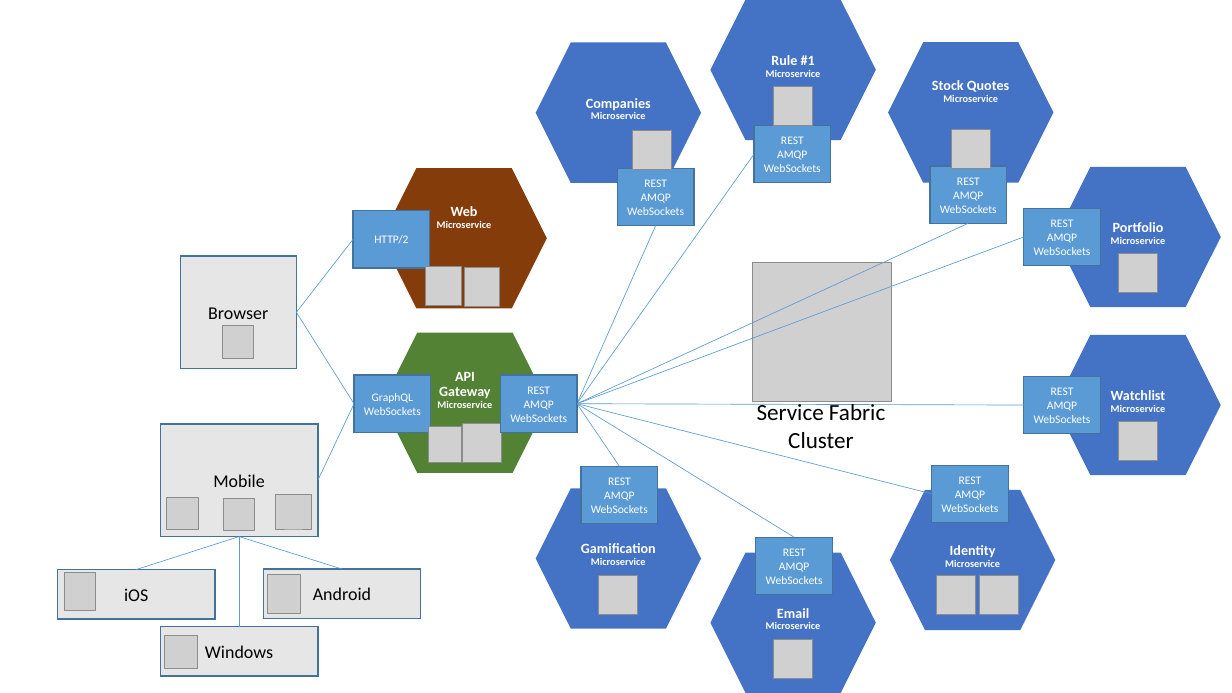
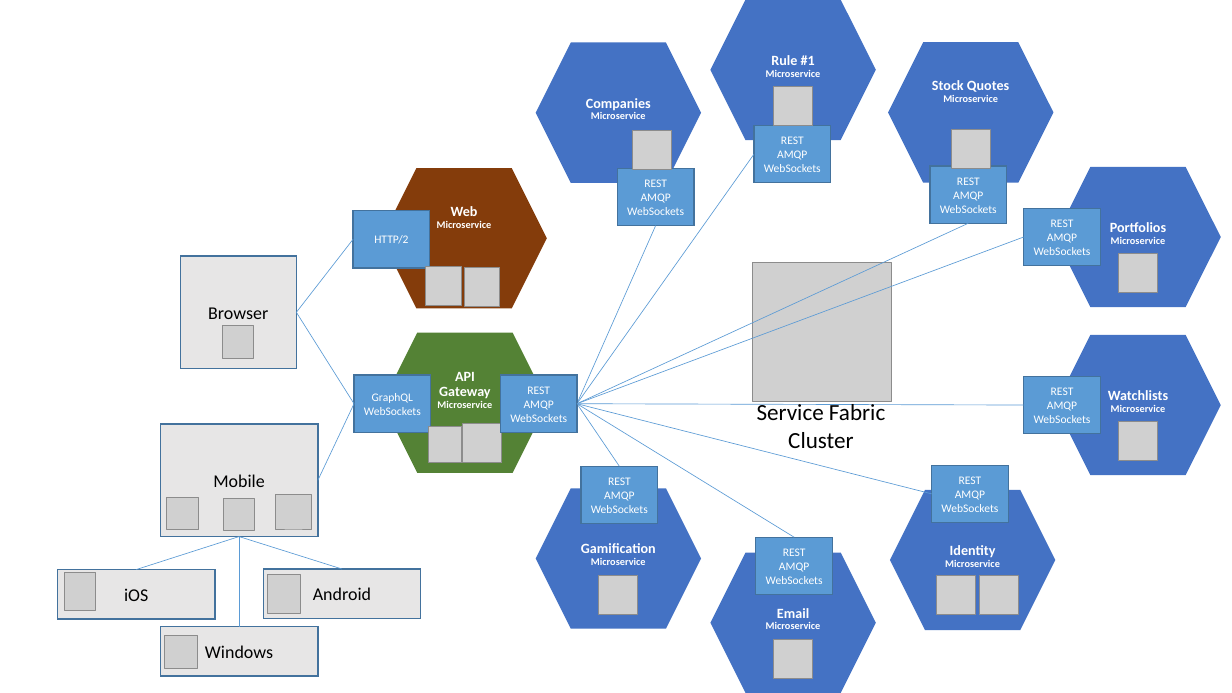
Before and after one commit to JacekKosciesza/InvestSystemsOrg, a slide deck: slide 1 of docs/InvestSystemsOrg.pptx. Drawn at 1232x693 pixels with LibreOffice and Linux fonts; fonts in the diff are those of the drawing; grey boxes stand for pictures. Boxes give left, top, right and bottom in pixels: in the first picture for what was removed or moved away, otherwise in the second. Text is boxed around its words. In the diff, an @@ line names an element or a change of style, - is before the commit and + after.

```diff
--- a/docs/InvestSystemsOrg.pptx
+++ b/docs/InvestSystemsOrg.pptx
@@ text in hexagon at bbox=[1110, 222, 1167, 232]: text changed @@
-Portfolio
+Portfolios
@@ text in hexagon at bbox=[1108, 390, 1168, 400]: text changed @@
-Watchlist
+Watchlists
```
Also in this commit, not shown: 17 other files.
